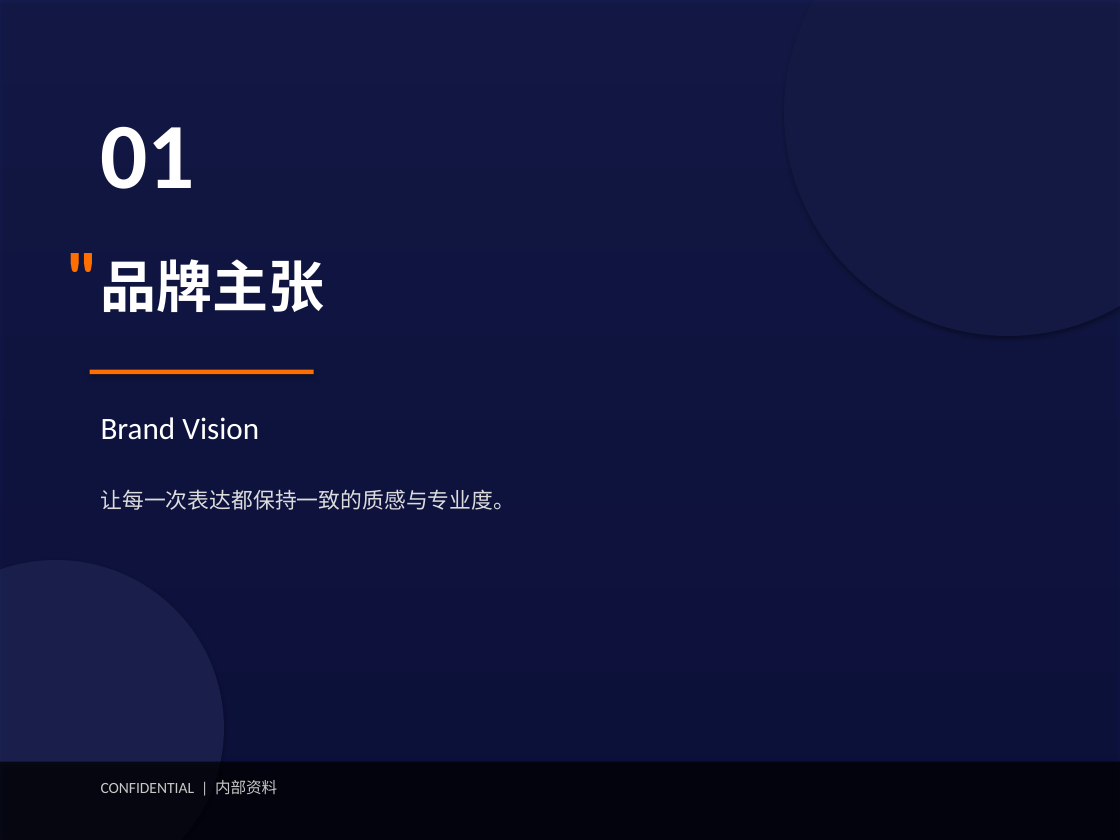
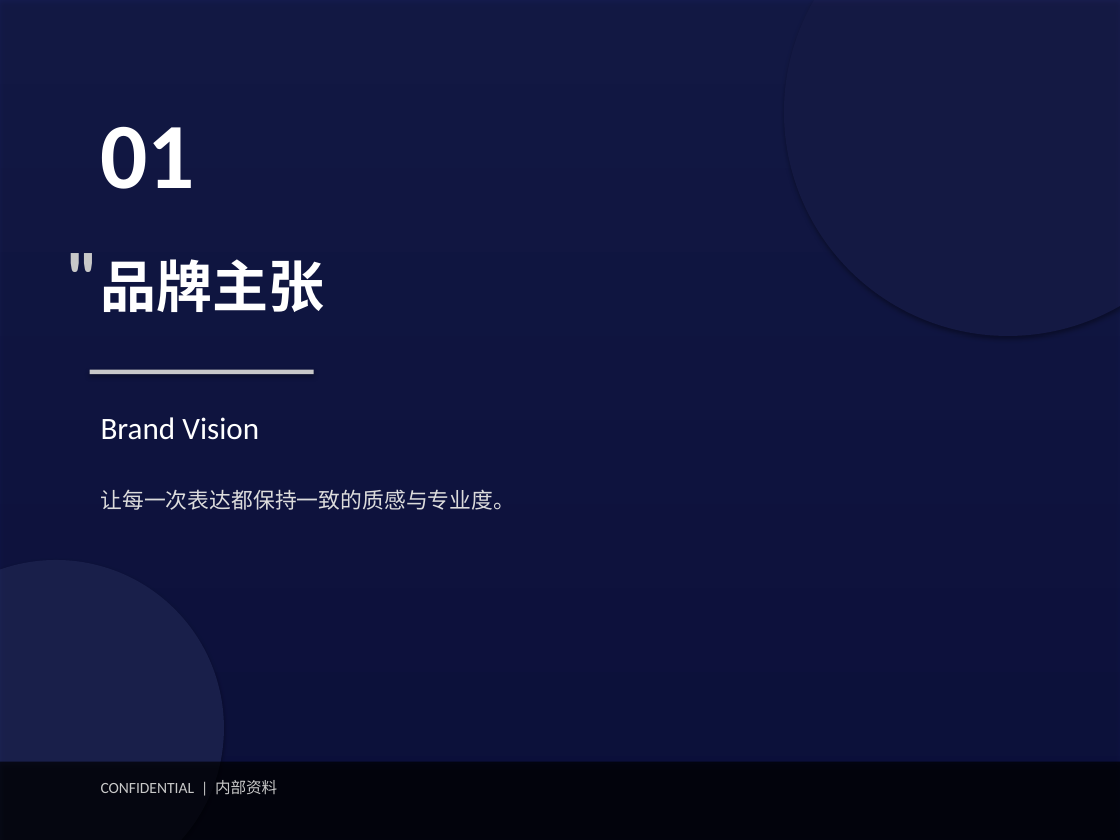
Before and after one commit to wuhua2026/ppt-templates, a slide deck: slide 1 of templates/static/content/full_image_overlay_minimalist_bw.pptx. Drawn at 1120x840 pixels with LibreOffice and Linux fonts; fonts in the diff are those of the drawing. Boxes give left, top, right and bottom in pixels: in the first picture for what was removed or moved away, otherwise in the second. Text is boxed around its words. In the diff, an @@ line names an element or a change of style, - is before the commit and + after.

```diff
--- a/templates/static/content/full_image_overlay_minimalist_bw.pptx
+++ b/templates/static/content/full_image_overlay_minimalist_bw.pptx
@@ text """ at (56, 224, 112, 291): text colour #FF6F00 to #C8C8C8 @@
@@ rectangle at (90, 370, 314, 374): fill #FF6F00 to #C8C8C8 @@
```
Also in this commit, not shown: 1 other slide changed, 35 other files.
